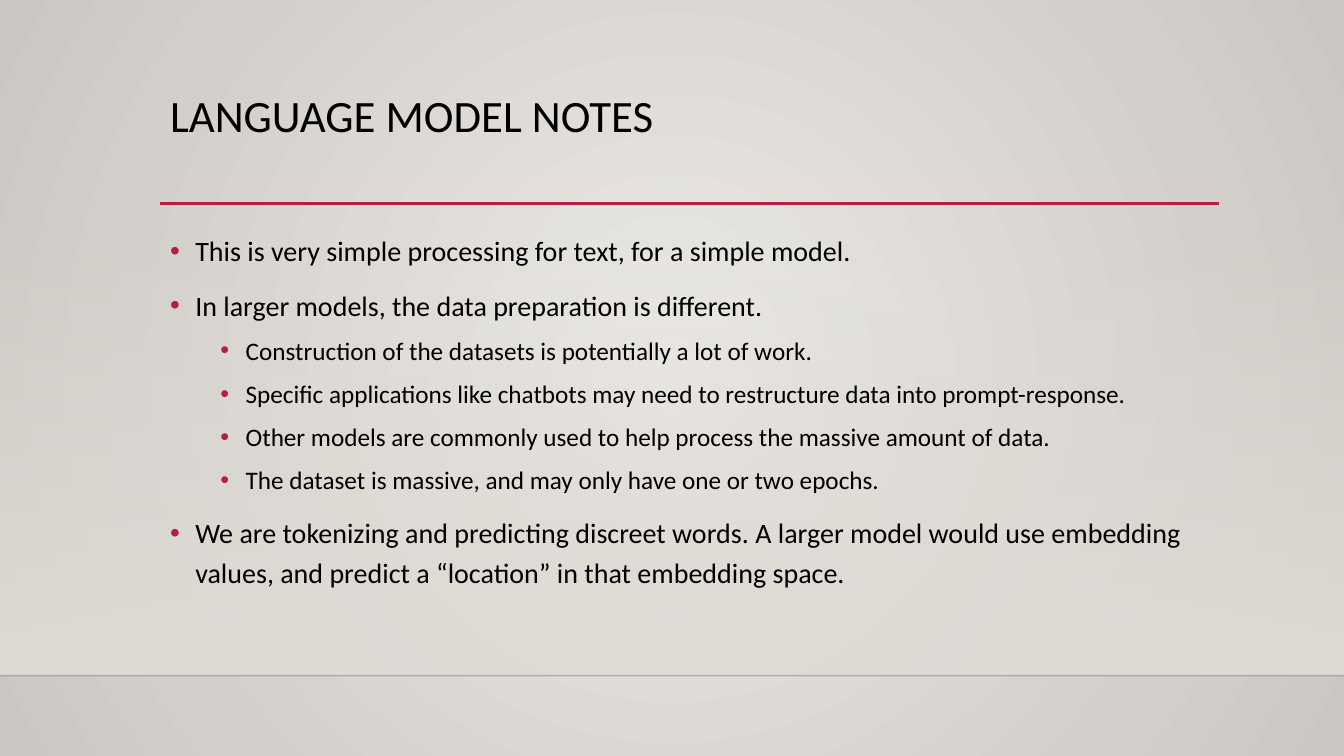
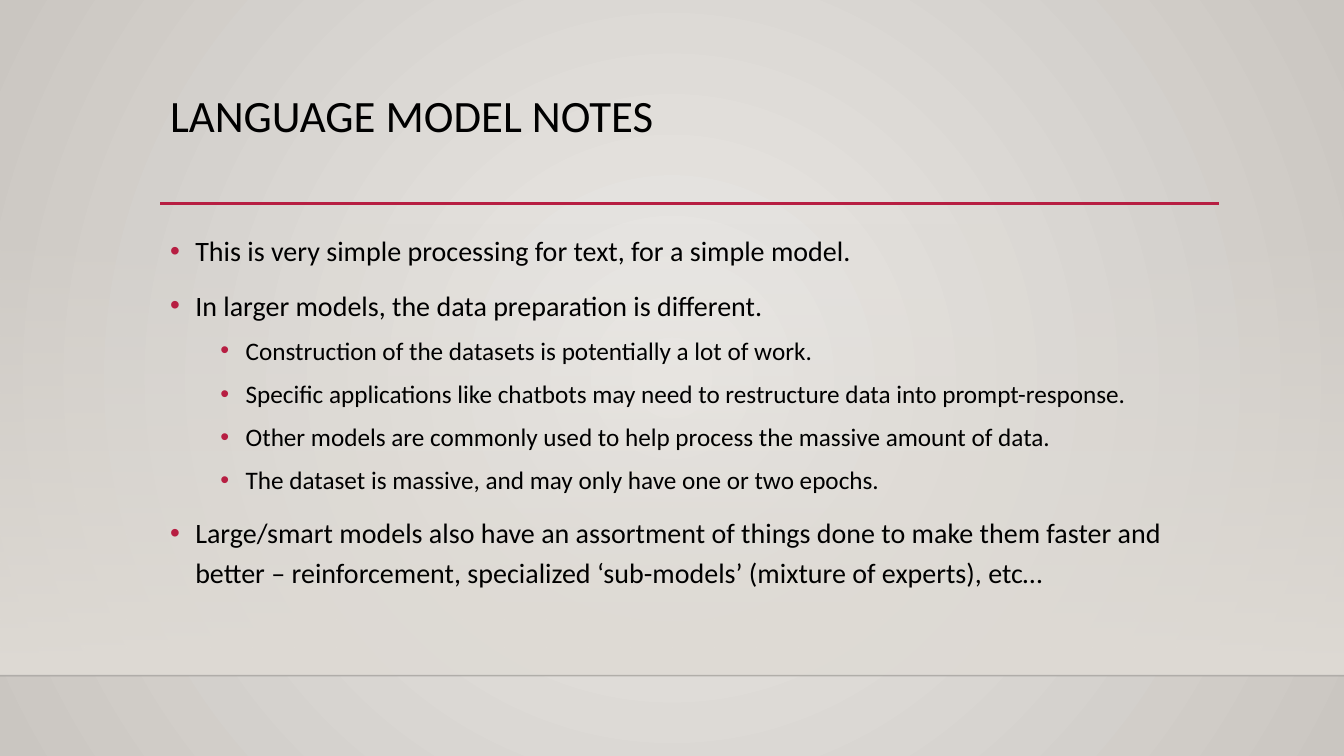
Before and after one commit to calvint13/Intro_to_Machine_Learning_Student_Workbooks, a slide deck: slide 11 of reference_content/Slides/text_gen_lstm.pptx (slide 10 before the commit). Drawn at 1344x756 pixels with LibreOffice and Linux fonts; fonts in the diff are those of the drawing; background and template pictures are left out. Boxes give left, top, right and bottom in pixels: in the first picture for what was removed or moved away, otherwise in the second. Text is boxed around its words. In the diff, an @@ line names an element or a change of style, - is before the commit and + after.

```diff
--- a/reference_content/Slides/text_gen_lstm.pptx
+++ b/reference_content/Slides/text_gen_lstm.pptx
@@ text at <box>195,523,1161,588</box>: text changed @@
-• We are tokenizing and predicting discreet words. A larger model would use embedding values, and predict a “location” in that embedding space.
+• Large/smart models also have an assortment of things done to make them faster and better – reinforcement, specialized ‘sub-models’ (mixture of experts), etc…
```
Also in this commit, not shown: 2 other slides changed, 1 slide added.
